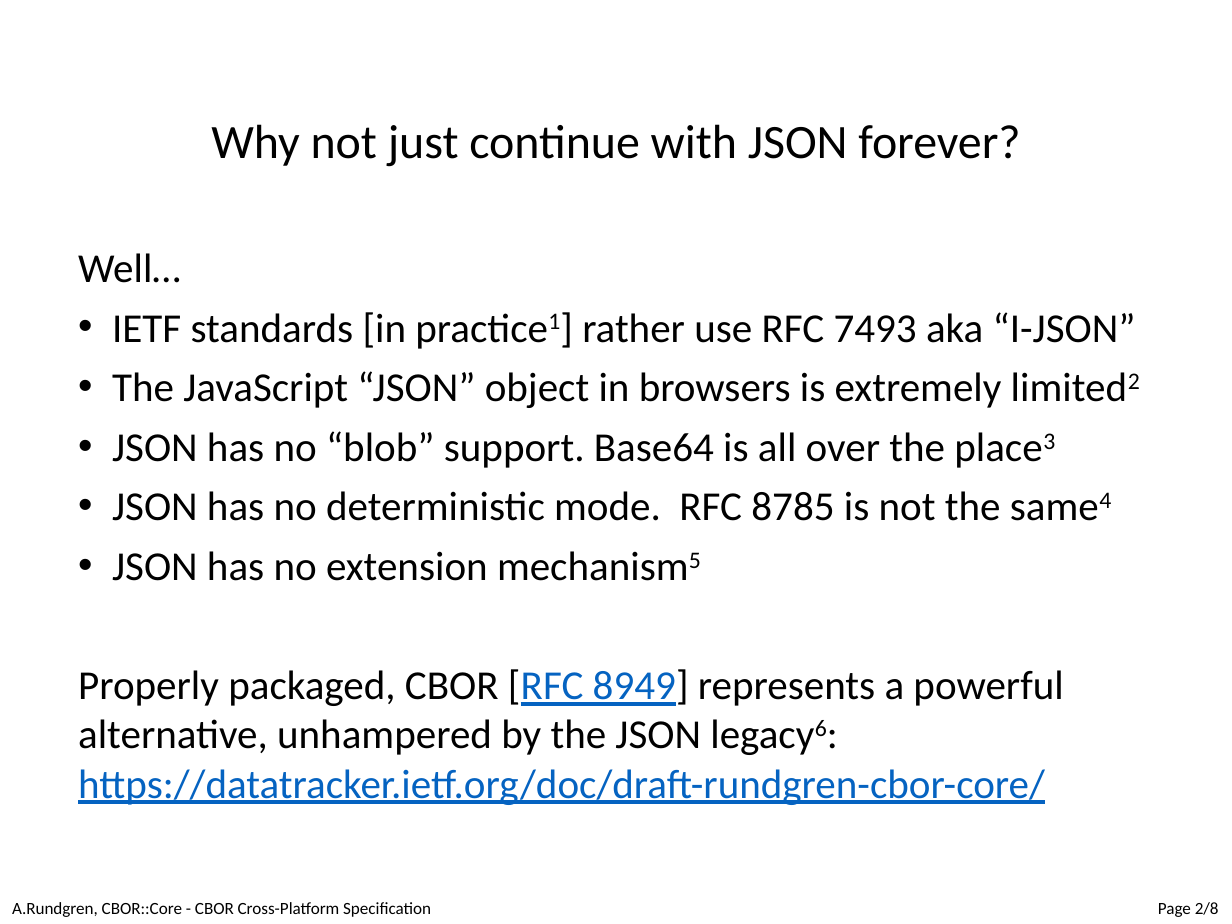
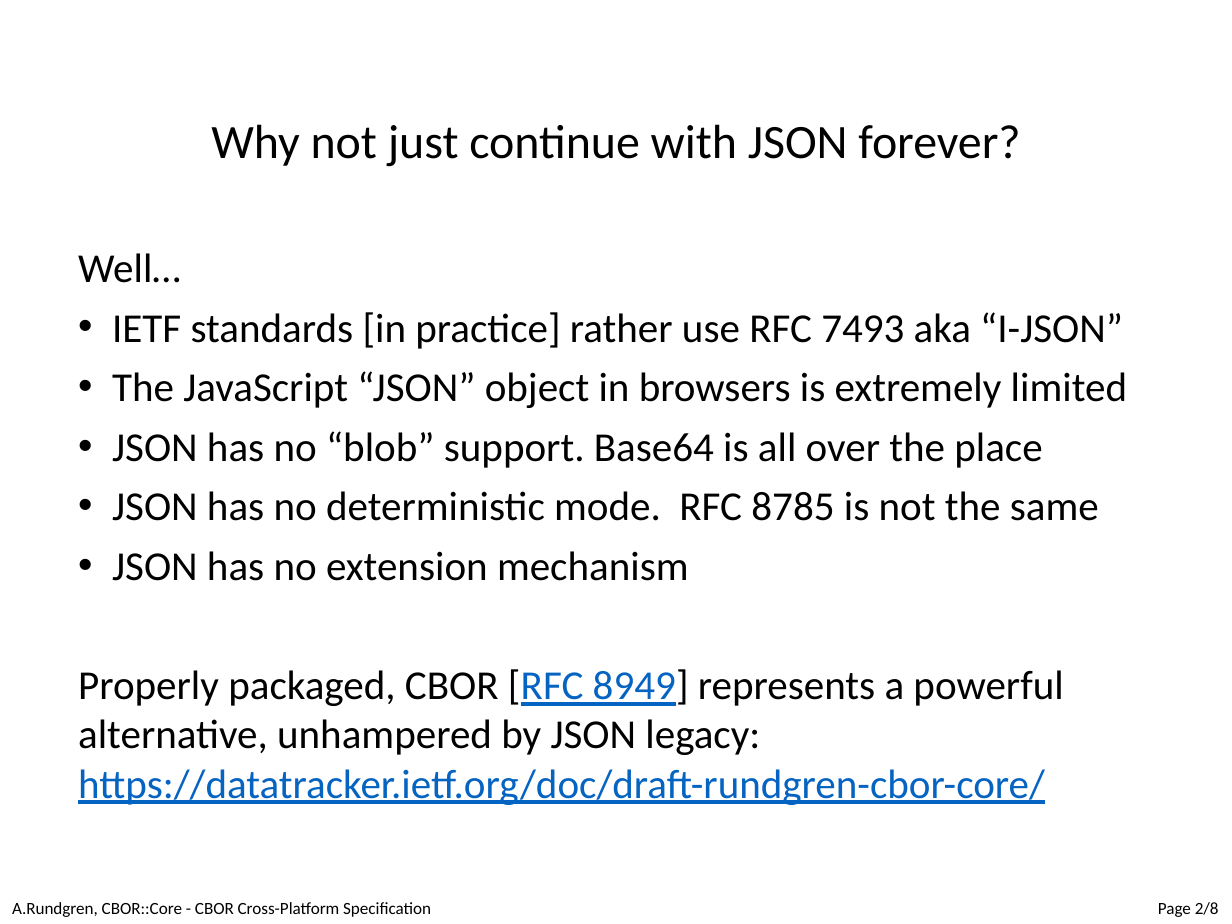
Before and after one commit to cyberphone/doc, a slide deck: slide 2 of research/cbor-cross-platform-spec@ietf-123.pptx. Drawn at 1232x924 pixels with LibreOffice and Linux fonts; fonts in the diff are those of the drawing; background and template pictures are left out. Boxes give left, top, right and bottom in pixels: in the first picture for what was removed or moved away, otherwise in the second. Text is boxed around its words. In the diff, an @@ line names an element or a change of style, - is before the commit and + after.

```diff
--- a/research/cbor-cross-platform-spec@ietf-123.pptx
+++ b/research/cbor-cross-platform-spec@ietf-123.pptx
@@ text at (78, 312, 1127, 805): text changed @@
-• IETF standards [in practice1] rather use RFC 7493 aka “I-JSON”
-• The JavaScript “JSON” object in browsers is extremely limited2
-• JSON has no “blob” support. Base64 is all over the place3
-• JSON has no deterministic mode. RFC 8785 is not the same4
-• JSON has no extension mechanism5
-Properly packaged, CBOR [RFC 8949] represents a powerful alternative, unhampered by the JSON legacy6:
-https://datatracker.ietf.org/doc/draft-rundgren-cbor-core/
+• IETF standards [in practice] rather use RFC 7493 aka “I-JSON”
+• The JavaScript “JSON” object in browsers is extremely limited
+• JSON has no “blob” support. Base64 is all over the place
+• JSON has no deterministic mode. RFC 8785 is not the same
+• JSON has no extension mechanism
+Properly packaged, CBOR [RFC 8949] represents a powerful alternative, unhampered by JSON legacy:
+https://datatracker.ietf.org/doc/draft-rundgren-cbor-core/
```
Also in this commit, not shown: 1 other slide changed, 1 other file.
